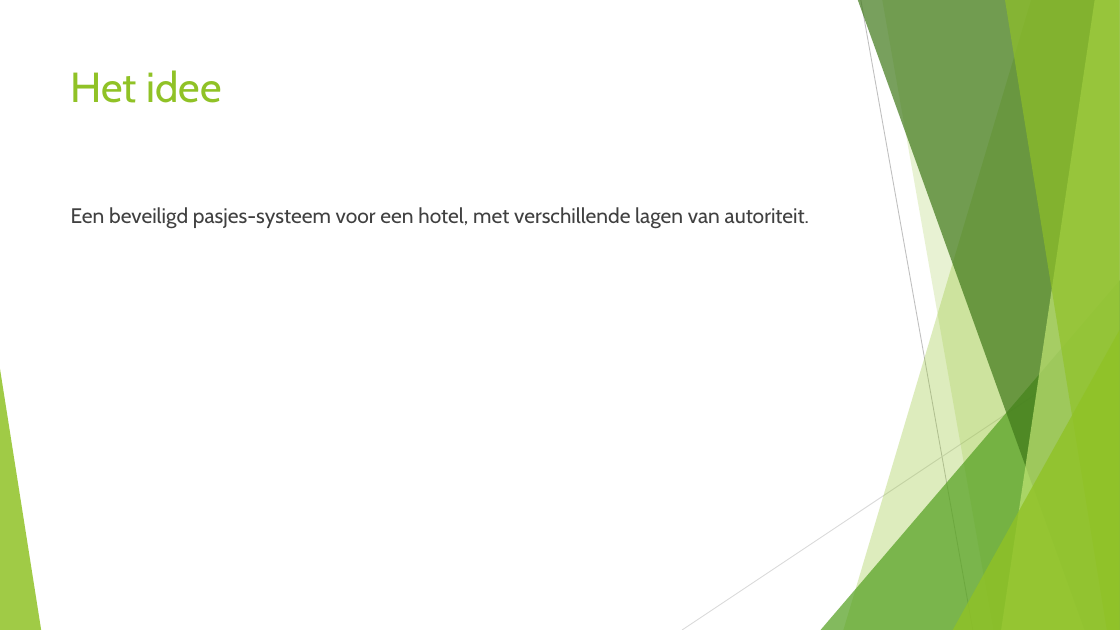
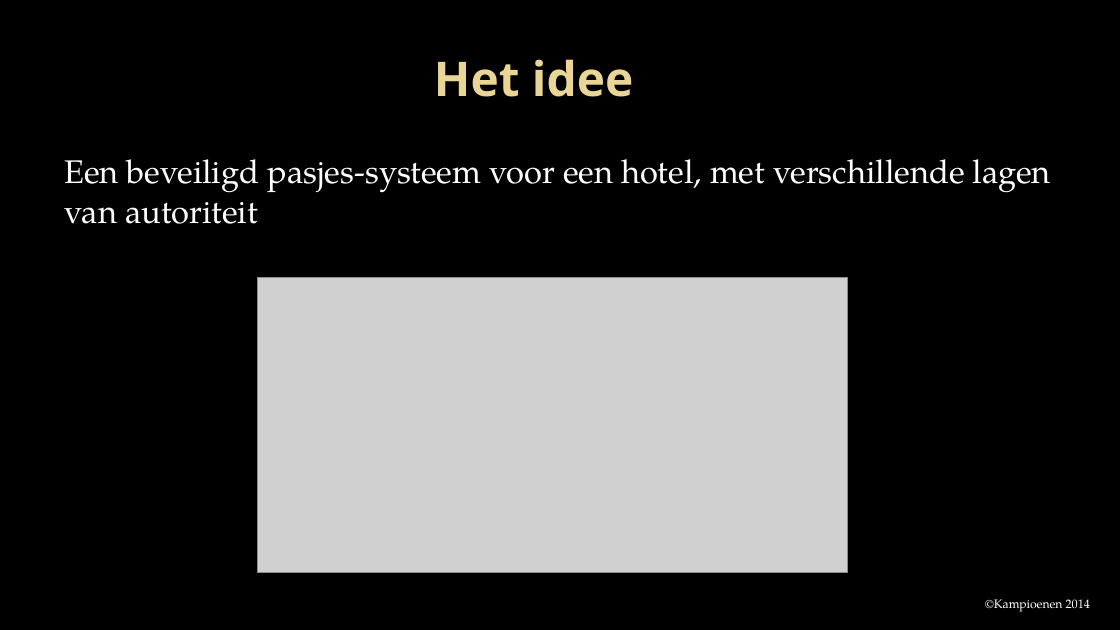
Before and after one commit to Projectgroep-18/Beveiligde-Pasjes, a slide deck: slide 3 of presentatie/Project beveiligde pasjes.pptx. Drawn at 1120x630 pixels with LibreOffice and Linux fonts; fonts in the diff are those of the drawing; grey boxes stand for pictures; background and template pictures are left out. Boxes give left, top, right and bottom in pixels: in the first picture for what was removed or moved away, otherwise in the second. Text is boxed around its words. In the diff, an @@ line names an element or a change of style, - is before the commit and + after.

```diff
--- a/presentatie/Project beveiligde pasjes.pptx
+++ b/presentatie/Project beveiligde pasjes.pptx
@@ background #FFFFFF to picture (left out) @@
@@ title "Het idee": place and size @@
-title "Het idee" at [71, 70, 221, 103]
+title "Het idee" at [434, 59, 633, 97]
@@ title "Het idee" at [434, 59, 633, 97]: size 36 to 41 pt, font Cabin to Open Sans, text colour #90C226 to gradient #EAD696 to #E7D081, bold on; alignment left to centre; vertical alignment top to middle @@
@@ text at [64, 159, 1051, 224]: text changed; size 18 to 28 pt; font Cabin to TeX Gyre Pagella; text colour #404040 to #FFFFFF @@
-Een beveiligd pasjes-systeem voor een hotel, met verschillende lagen van autoriteit.
+Een beveiligd pasjes-systeem voor een hotel, met verschillende lagen van autoriteit
@@ picture added at [258, 277, 849, 572] @@
@@ group removed at [0, 0, 1120, 630]: 5 freeform shapes, 3 triangles, 2 lines @@
@@ text added at [985, 599, 1090, 612], 10.5 pt, text #FFFFFF @@
+©Kampioenen 2014
```
Also in this commit, not shown: 8 other slides changed, 2 slides added, 3 slides removed.
